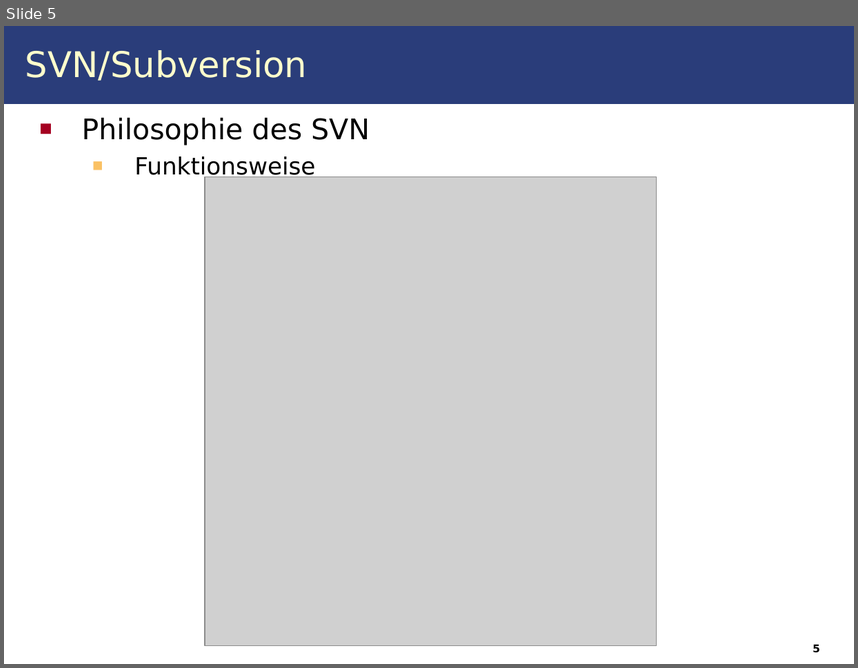
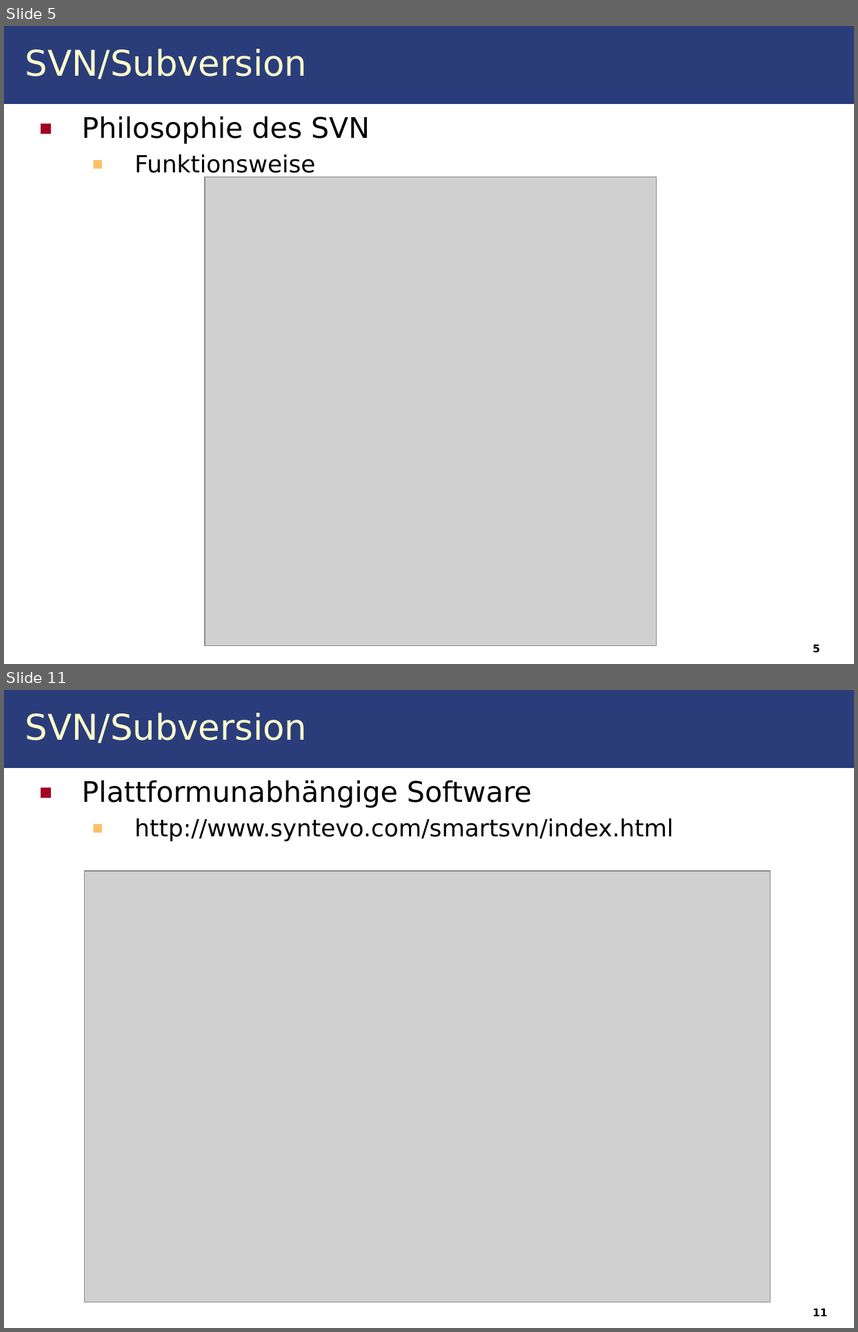
Before and after one commit to IAAS/decidr, a slide deck: seminars/at/Seminar.ppt. Shown one above the other, each under a label of ours: slide 5 before the commit, slides 5 and 11 after it; the slides between them are not shown. The pictures are 858x668 and 858x1332 pixels, drawn with LibreOffice and Linux fonts; fonts in the diff are those of the drawing; grey boxes stand for pictures. Boxes give left, top, right and bottom in pixels: in the first picture for what was removed or moved away, otherwise in the second. Text is boxed around its words. In the diff, an @@ line names an element or a change of style, - is before the commit and + after.

```diff
--- a/seminars/at/Seminar.ppt
+++ b/seminars/at/Seminar.ppt
@@ slide 11 added at <box>4,690,854,1328</box>, background #FFFFFF; not listed: 1 template element that a slide beside it also shows @@
@@ title added at <box>25,713,308,743</box>, 30 pt, text #FFFFCC @@
+SVN/Subversion
@@ text added at <box>82,780,673,841</box>, 20 pt, text #000000 @@
+■ Plattformunabhängige Software
+  ■ http://www.syntevo.com/smartsvn/index.html
@@ picture added at <box>84,871,770,1302</box> @@
@@ page number added at <box>813,1308,827,1316</box>, 9 pt, text #000000, bold @@
+11
@@ slide 5 changed as well @@
@@ title "SVN/Subversion" at <box>25,49,308,79</box>: line spacing 1 to 0.97 @@
@@ text "Philosophie des SVN" at <box>82,116,370,178</box>: line spacing 1 to 0.97 @@
```
Also in this commit, not shown: 5 other slides changed, 13 other slides added, 9 other files.
